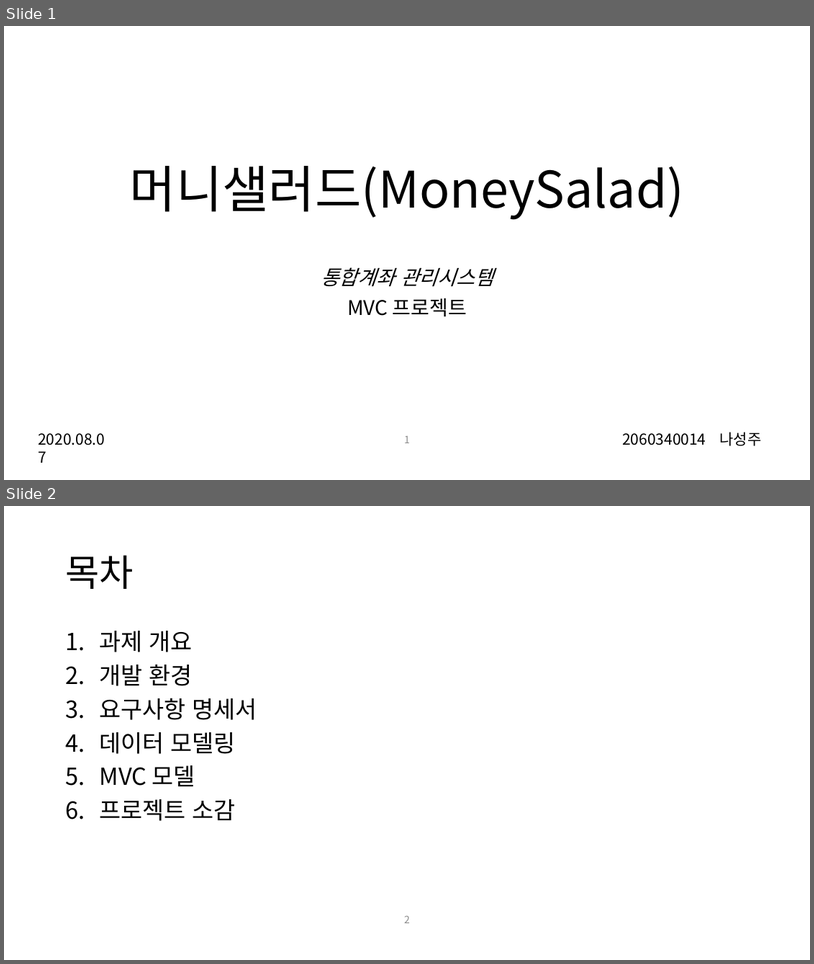
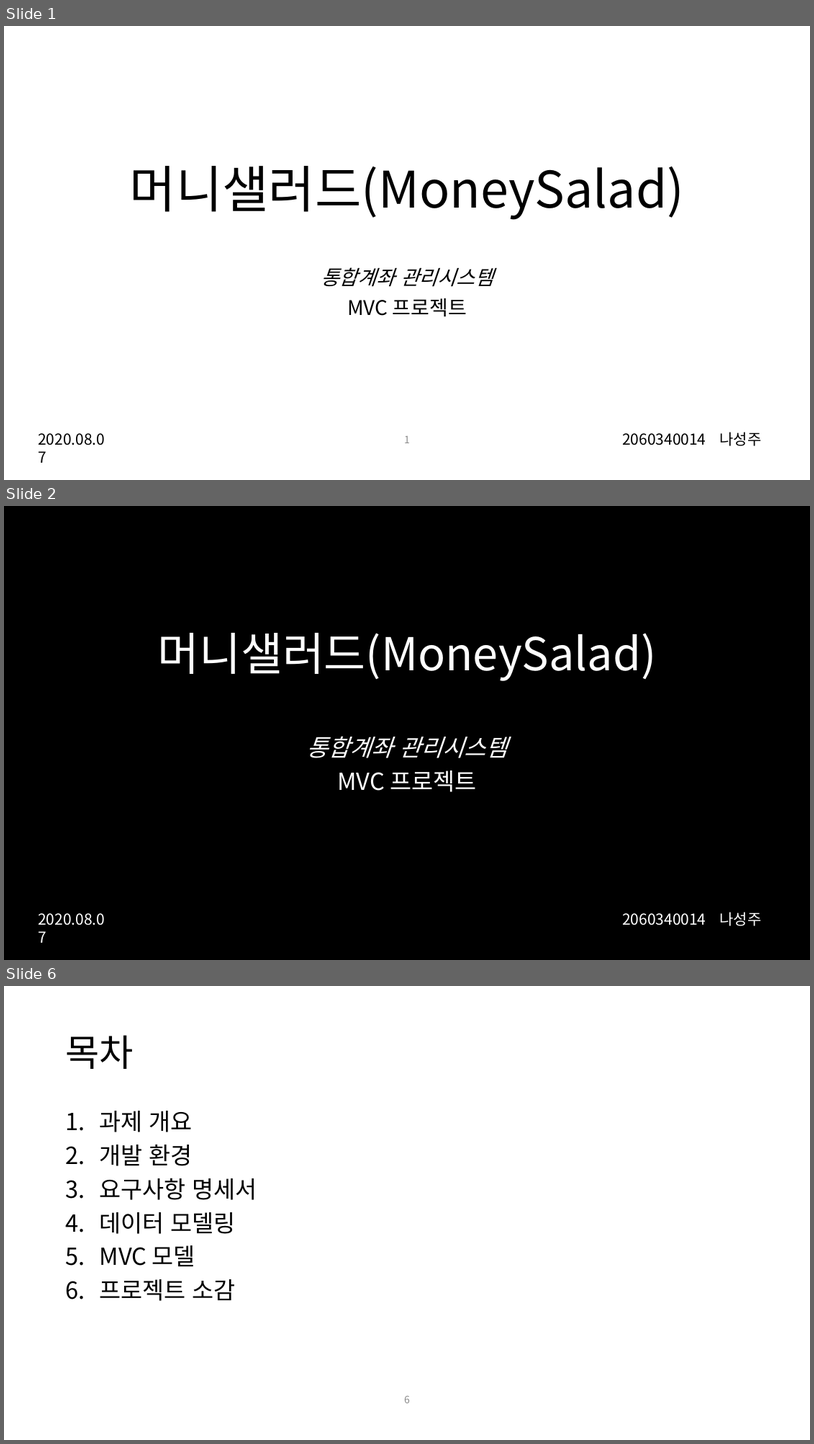
Before and after one commit to nacastle/kopo-MoneySalad, a slide deck: 머니샐러드_포트폴리오.pptx. Shown one above the other, each under a label of ours: slides 1 and 2 before the commit, slides 1, 2 and 6 after it; the slides between them are not shown. The pictures are 814x964 and 814x1444 pixels, drawn with LibreOffice and Linux fonts; fonts in the diff are those of the drawing. Boxes give left, top, right and bottom in pixels: in the first picture for what was removed or moved away, otherwise in the second. Text is boxed around its words. In the diff, an @@ line names an element or a change of style, - is before the commit and + after.

```diff
--- a/머니샐러드_포트폴리오.pptx
+++ b/머니샐러드_포트폴리오.pptx
@@ slide 2 added at [4, 506, 810, 960], background #000000 @@
@@ text added at [157, 633, 657, 681], 54 pt, text #FFFFFF @@
+머니샐러드(MoneySalad)
@@ text added at [306, 736, 508, 792], 28 pt, text #FFFFFF, italic @@
+통합계좌 관리시스템
+MVC 프로젝트
@@ text added at [38, 913, 105, 925], 18 pt, text #FFFFFF @@
+2020.08.07
@@ text added at [622, 911, 762, 926], 18 pt, text #FFFFFF @@
+2060340014 나성주
@@ what was slide 2 is now slide 6 @@
@@ page number at [404, 1395, 410, 1403]: text changed @@
-2
+6
```
Also in this commit, not shown: 3 other slides added, 19 other files.
